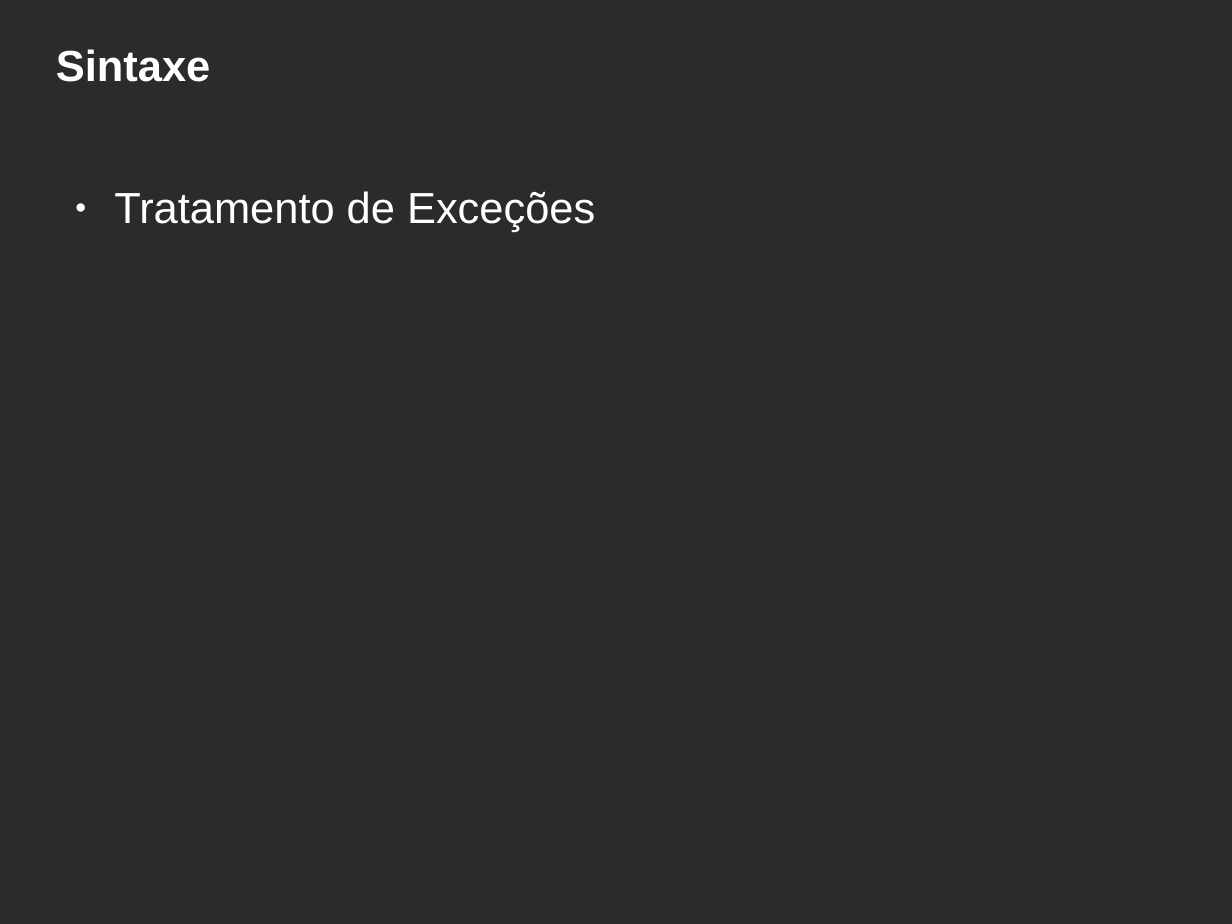
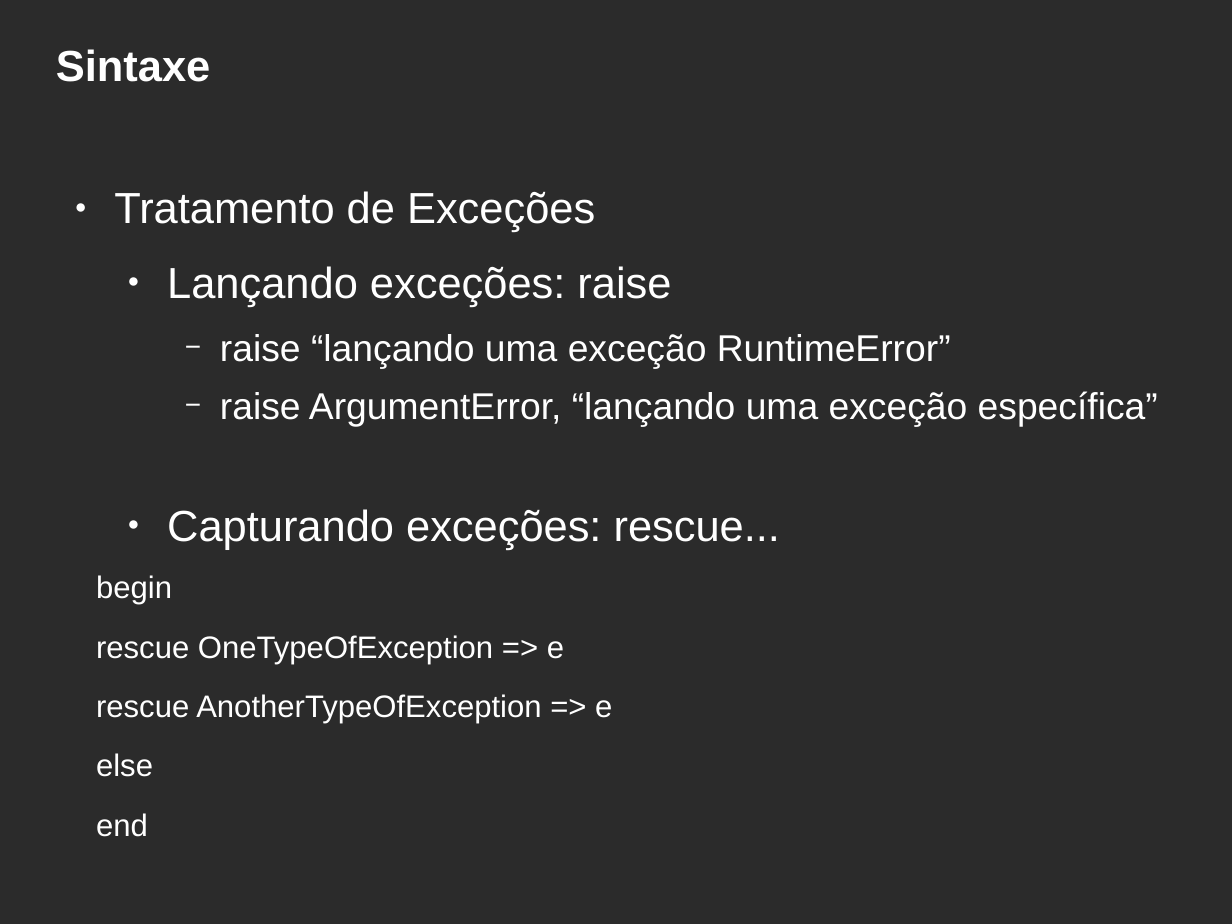
Before and after one commit to hbobenicio/ruby-examples, a slide deck: slide 23 of apresentacao-ruby.odp. Drawn at 1232x924 pixels with LibreOffice and Linux fonts; fonts in the diff are those of the drawing; background and template pictures are left out; a plain dark background stands for a picture behind light text. Boxes give left, top, right and bottom in pixels: in the first picture for what was removed or moved away, otherwise in the second. Text is boxed around its words. In the diff, an @@ line names an element or a change of style, - is before the commit and + after.

```diff
--- a/apresentacao-ruby.odp
+++ b/apresentacao-ruby.odp
@@ text at (96,266,1158,777): paragraphs added @@
+  ● Lançando exceções: raise
+    − raise “lançando uma exceção RuntimeError”
+    − raise ArgumentError, “lançando uma exceção específica”
+  ● Capturando exceções: rescue...
+begin
+rescue OneTypeOfException => e
+rescue AnotherTypeOfException => e
+else
+end
```
Also in this commit, not shown: 5 other slides changed, 2 slides added, 1 other file.
